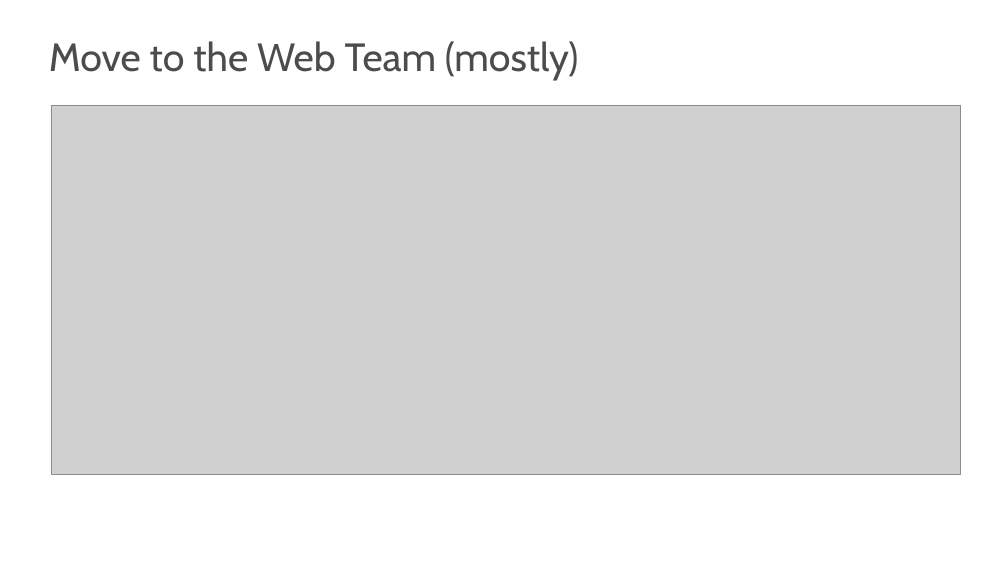
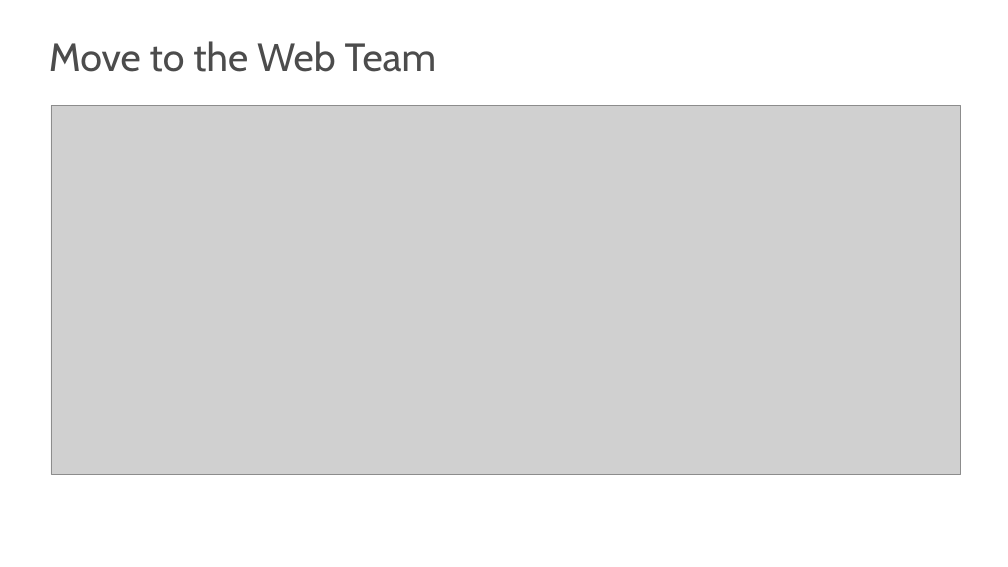
Before and after one commit to s-kyle-reed/data-lecture, a slide deck: slide 8 of lecture.pptx. Drawn at 1008x567 pixels with LibreOffice and Linux fonts; fonts in the diff are those of the drawing; grey boxes stand for pictures; background and template pictures are left out. Boxes give left, top, right and bottom in pixels: in the first picture for what was removed or moved away, otherwise in the second. Text is boxed around its words. In the diff, an @@ line names an element or a change of style, - is before the commit and + after.

```diff
--- a/lecture.pptx
+++ b/lecture.pptx
@@ text at (x1=49, y1=41, x2=436, y2=72): text changed @@
-Move to the Web Team (mostly)
+Move to the Web Team
```
Also in this commit, not shown: 2 other slides changed, 11 slides added, 2 slides removed, 16 other files.
